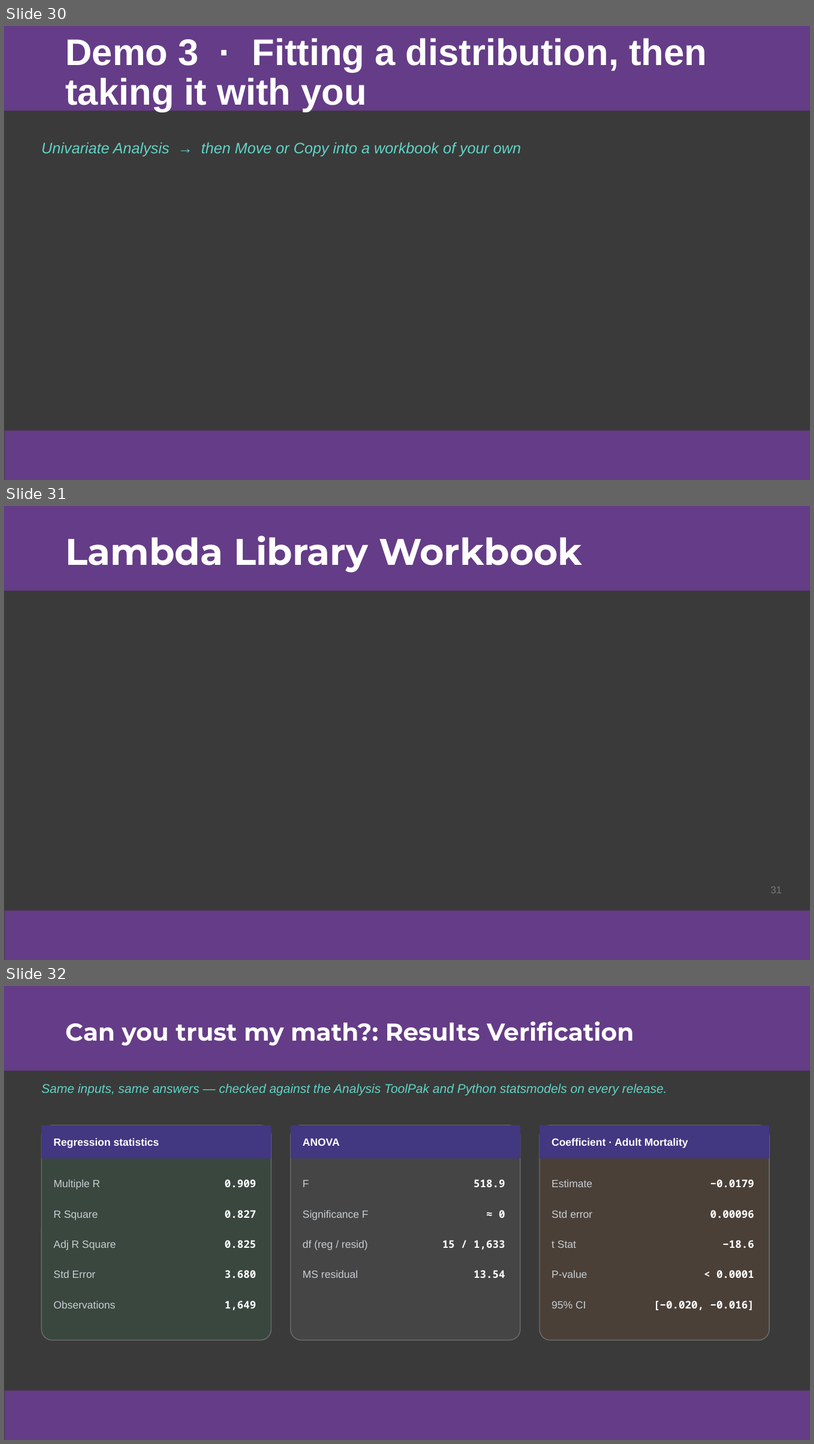
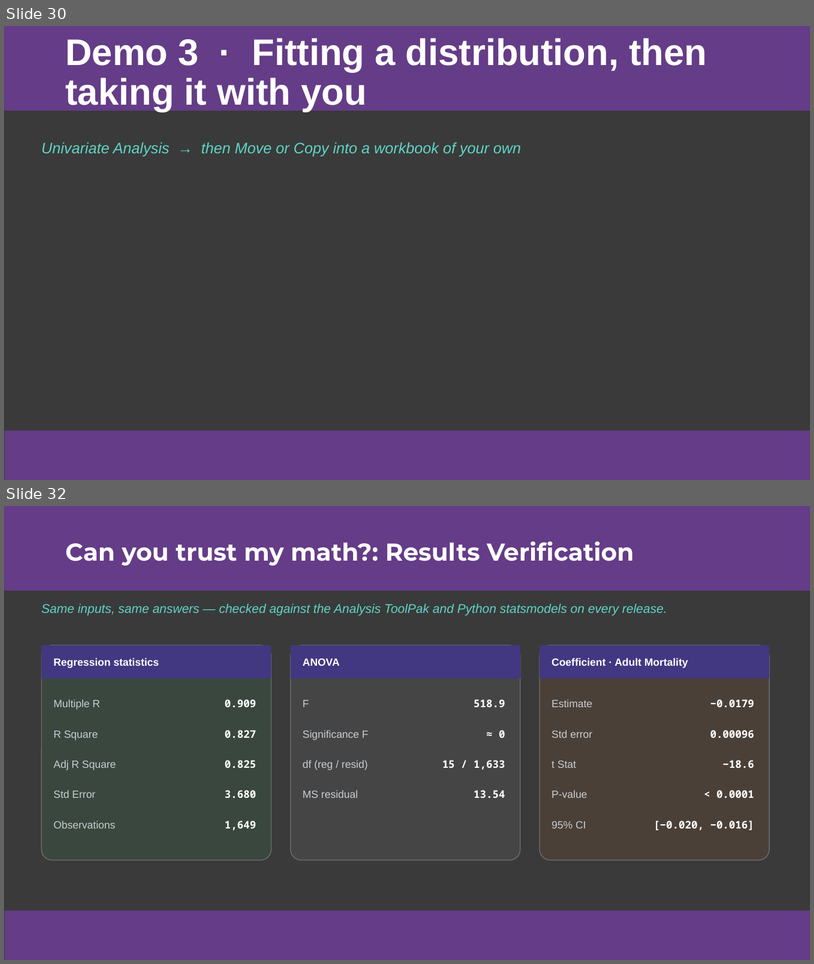
Before and after one commit to colodnerdata/Statistical_Analysis_Lambda_Catalog, a slide deck: Presentations/Excel is Turing Complete CECOP Colodner.pptx. Shown one above the other, each under a label of ours: slides 30, 31 and 32 before the commit, slides 30 and 32 after it; the slides between them are not shown. The pictures are 814x1444 and 814x964 pixels, drawn with LibreOffice and Linux fonts; fonts in the diff are those of the drawing. Boxes give left, top, right and bottom in pixels: in the first picture for what was removed or moved away, otherwise in the second. Text is boxed around its words. In the diff, an @@ line names an element or a change of style, - is before the commit and + after.

```diff
--- a/Presentations/Excel is Turing Complete CECOP Colodner.pptx
+++ b/Presentations/Excel is Turing Complete CECOP Colodner.pptx
@@ slide 31 removed at (4,506,810,960), background #3A3A3A; not listed: 2 template elements that a slide beside it also shows @@
@@ title removed at (65,535,582,573) @@
-Lambda Library Workbook
@@ page number removed at (771,886,782,893) @@
-31
```
Also in this commit, not shown: 13 slides changed, 1 slide added, 2 other files.
